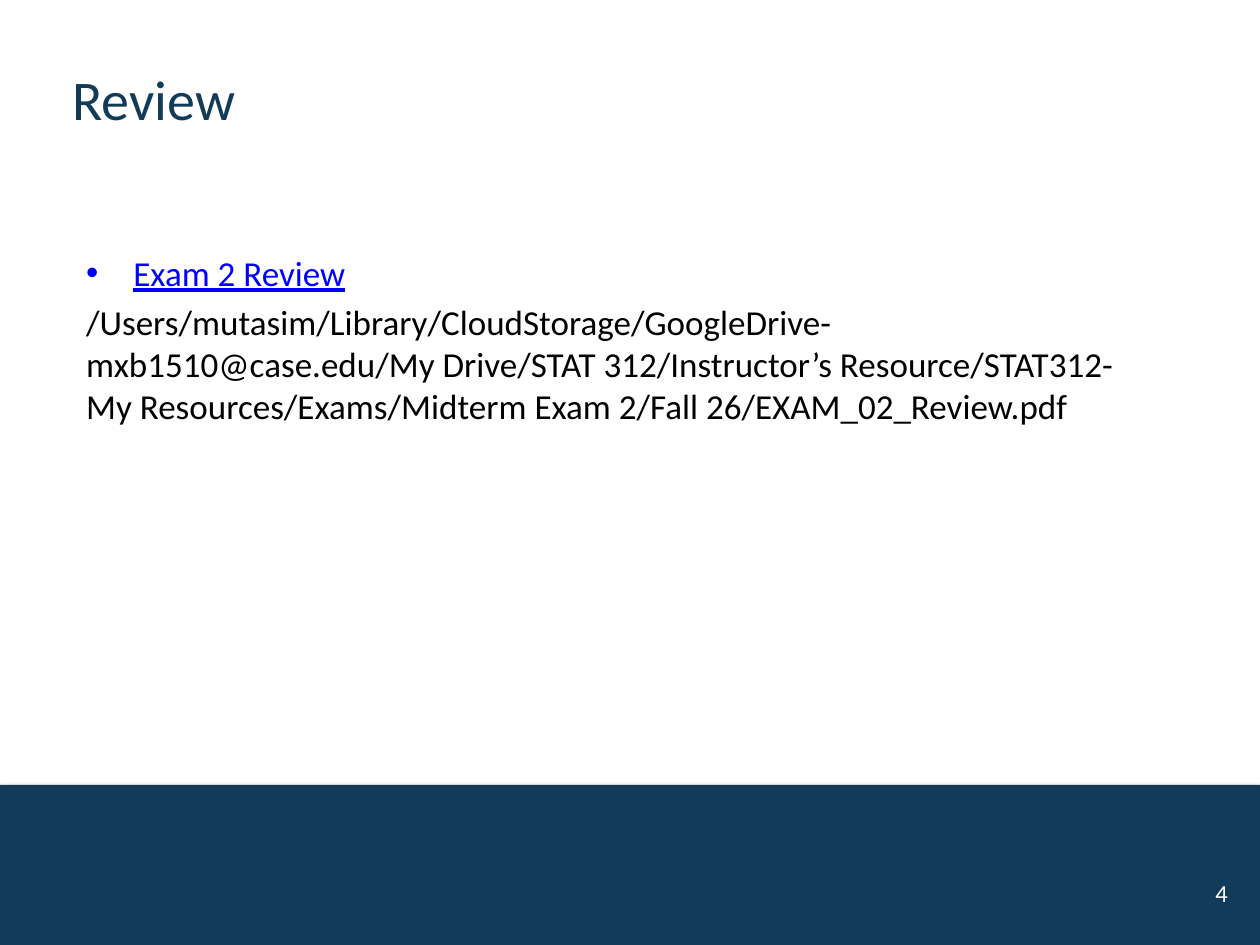
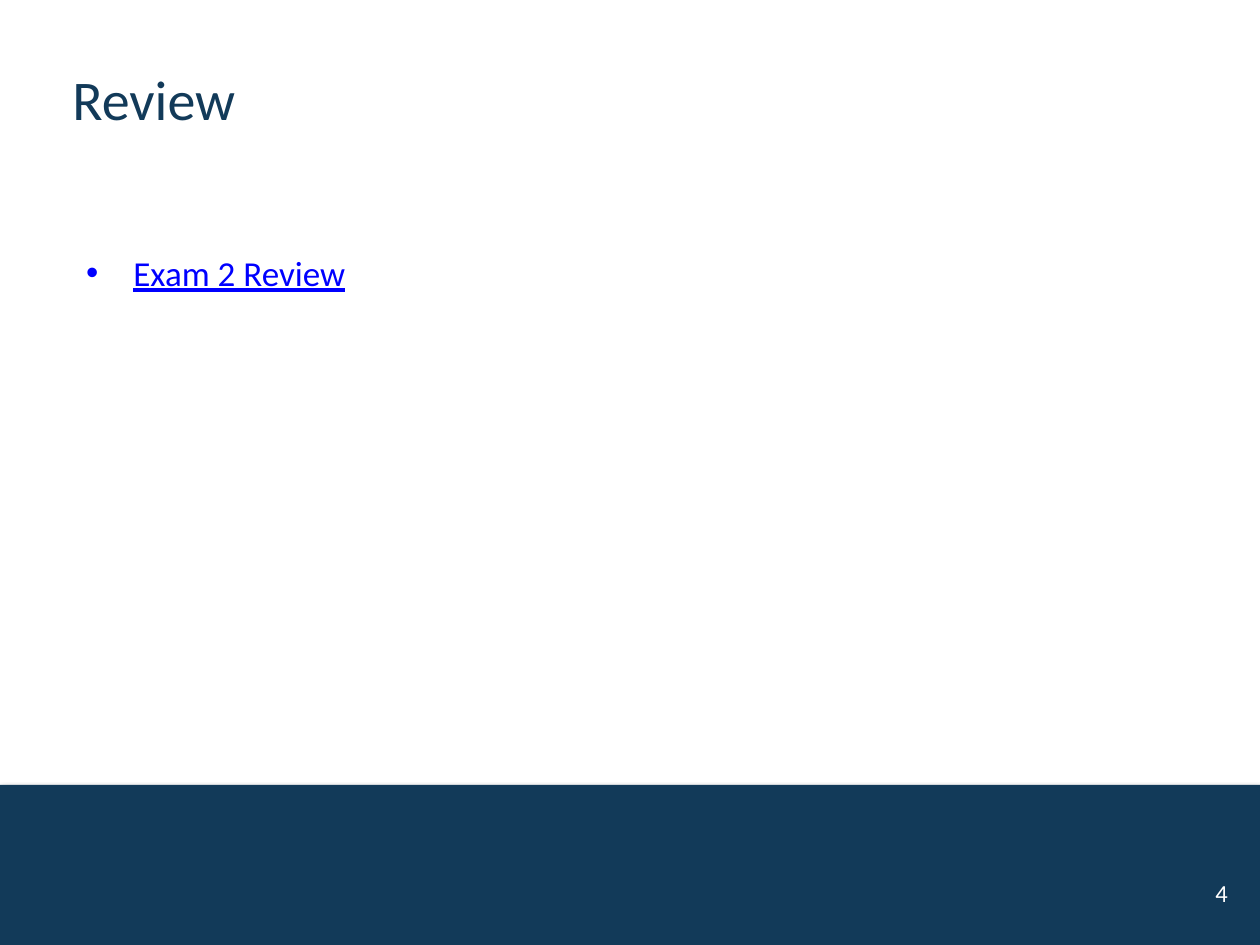
Before and after one commit to mutasim221B/CWRU-STAT-312-Fall-26, a slide deck: slide 4 of docs/activities/Exam2.pptx. Drawn at 1260x945 pixels with LibreOffice and Linux fonts; fonts in the diff are those of the drawing; background and template pictures are left out. Boxes give left, top, right and bottom in pixels: in the first picture for what was removed or moved away, otherwise in the second. Text is boxed around its words. In the diff, an @@ line names an element or a change of style, - is before the commit and + after.

```diff
--- a/docs/activities/Exam2.pptx
+++ b/docs/activities/Exam2.pptx
@@ text at bbox=[86, 310, 1113, 425]: paragraph removed @@
-/Users/mutasim/Library/CloudStorage/GoogleDrive-mxb1510@case.edu/My Drive/STAT 312/Instructor’s Resource/STAT312-My Resources/Exams/Midterm Exam 2/Fall 26/EXAM_02_Review.pdf
```
Also in this commit, not shown: 16 other files.
